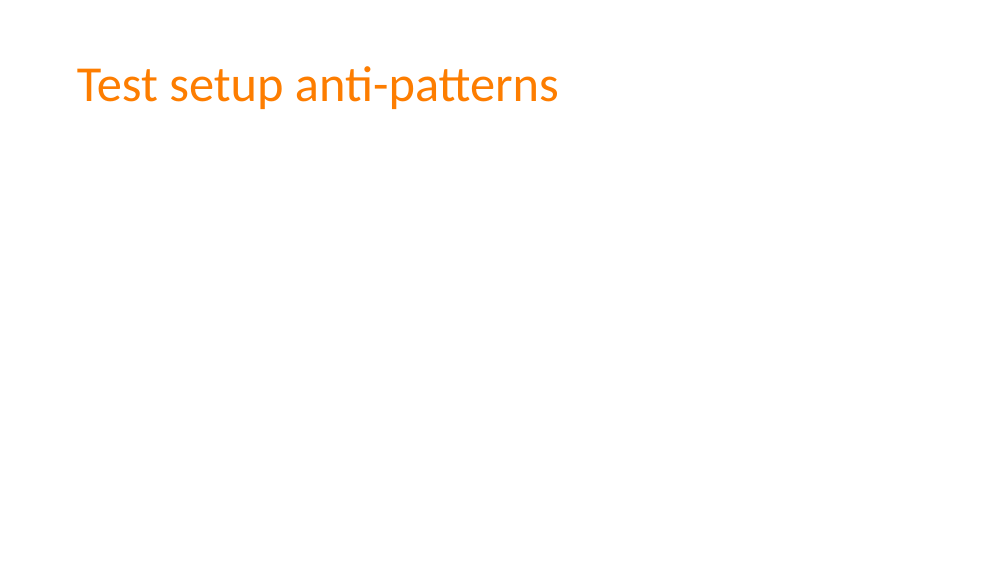
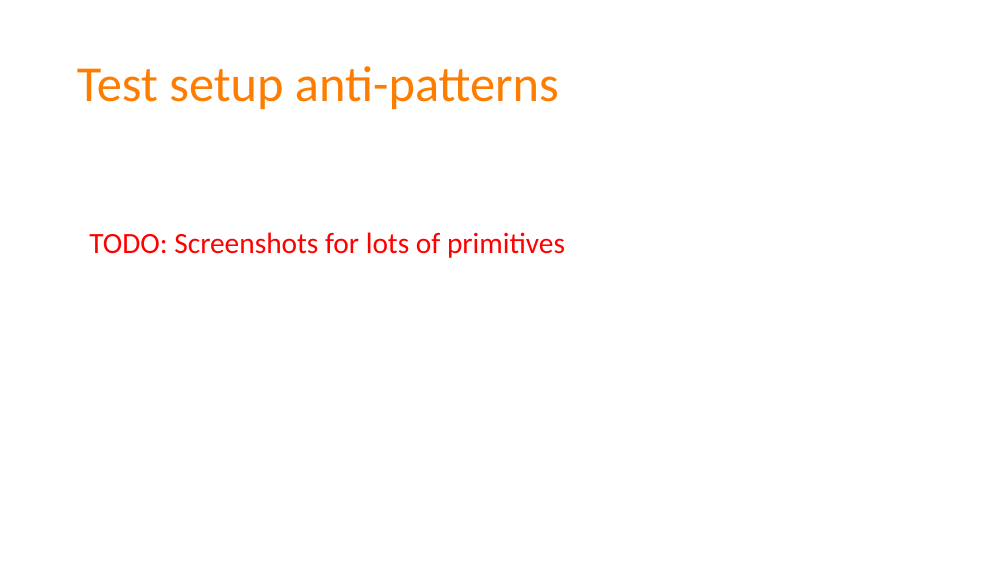
Before and after one commit to spetryjohnson/Talk-Patterns_of_Effective_Test_Setup, a slide deck: slide 22 of POETS - CodeMash 2017.pptx. Drawn at 1008x567 pixels with LibreOffice and Linux fonts; fonts in the diff are those of the drawing. Boxes give left, top, right and bottom in pixels: in the first picture for what was removed or moved away, otherwise in the second. Text is boxed around its words. In the diff, an @@ line names an element or a change of style, - is before the commit and + after.

```diff
--- a/POETS - CodeMash 2017.pptx
+++ b/POETS - CodeMash 2017.pptx
@@ text added at (89,232,565,258), 28 pt, text #FF0000 @@
+TODO: Screenshots for lots of primitives
```
Also in this commit, not shown: 4 other slides changed, 9 slides added, 7 slides removed, 1 other file.
